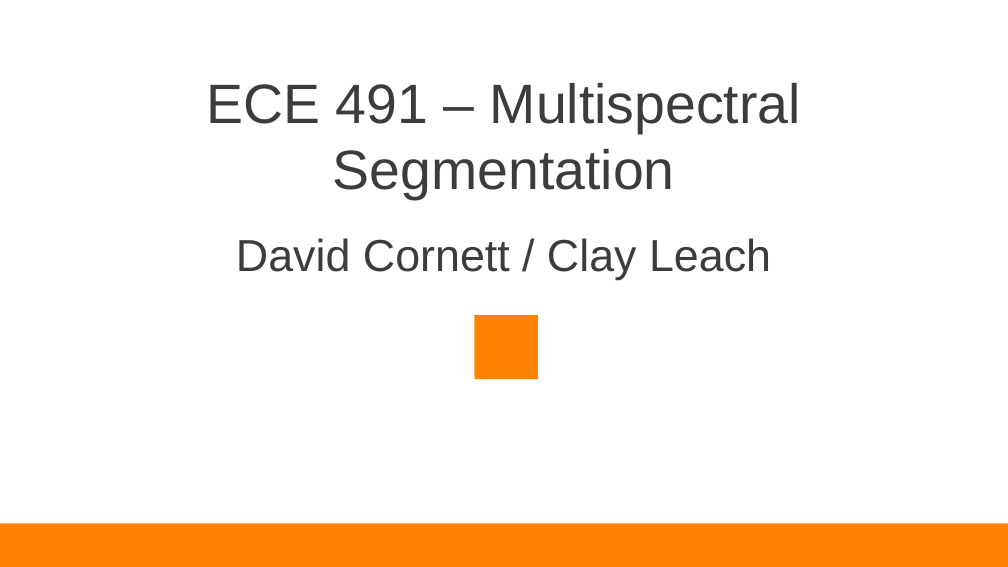
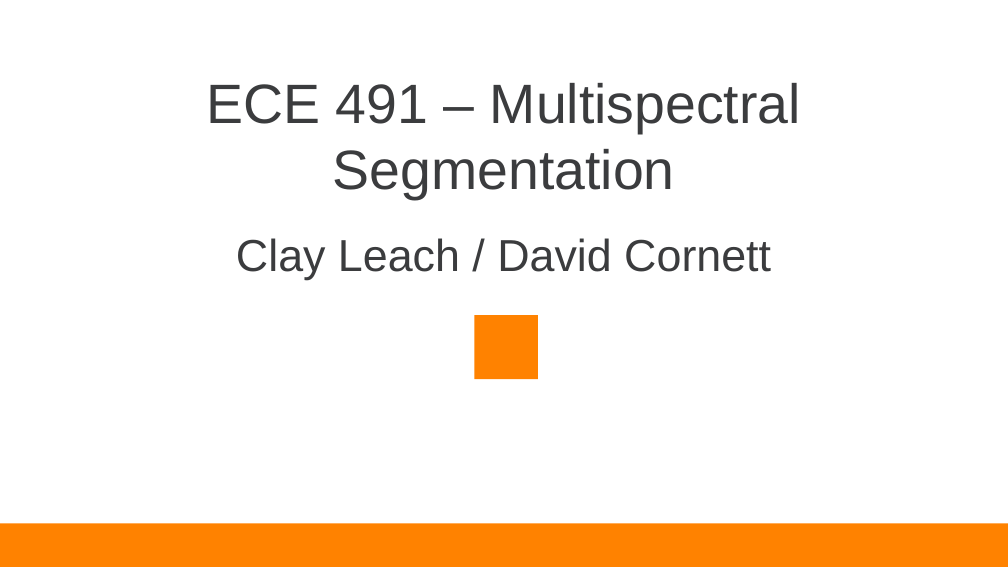
Before and after one commit to dcc3/ECE491_Final_Project, a slide deck: slide 1 of Documentation/Cornett_Leach_Presentation.pptx. Drawn at 1008x567 pixels with LibreOffice and Linux fonts; fonts in the diff are those of the drawing; background and template pictures are left out. Boxes give left, top, right and bottom in pixels: in the first picture for what was removed or moved away, otherwise in the second. Text is boxed around its words. In the diff, an @@ line names an element or a change of style, - is before the commit and + after.

```diff
--- a/Documentation/Cornett_Leach_Presentation.pptx
+++ b/Documentation/Cornett_Leach_Presentation.pptx
@@ subtitle at [236,238,771,280]: text changed @@
-David Cornett / Clay Leach
+Clay Leach / David Cornett
```
Also in this commit, not shown: 1 other slide changed, 4 slides added, 2 other files.
